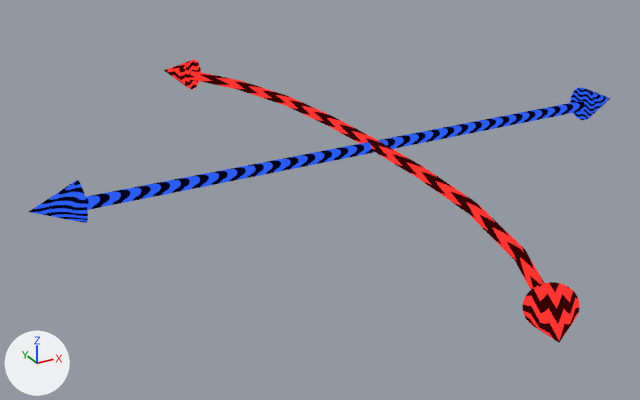
What one commit did to the glTF model assets/Light 3D UI/Spotlight_RedArrow_Lat.glb.
One viewpoint serves both versions: a 50 mm camera at (-1.082, -1.689, 0.736) aimed at (-0.144, 0.018, -0.117). The lights are fixed; the arrows at lower left show +X, +Y and +Z. Where no turn or scale is listed for an object, it has been applied to the vertices.

The scene before the commit, as lines of its bpy script (objects in view):
```python
ob_cone_006 = bpy.data.objects.new('Cone.006', me_cone_005)
ob_cone_006.location = (-0.188, 0.839, 0.003)
ob_cone_021 = bpy.data.objects.new('Cone.021', me_cone_017)
ob_cone_021.location = (-0.76, 0.009, 0.002)
ob_cone_023 = bpy.data.objects.new('Cone.023', me_cone_049)
ob_cone_023.location = (-0.188, -0.821, 0.003)
ob_cone_025 = bpy.data.objects.new('Cone.025', me_cone_045)
ob_cone_025.location = (0.722, 0.009, 0.002)
ob_cylinder_012 = bpy.data.objects.new('Cylinder.012', me_cylinder_023)
ob_cylinder_012.location = (-0.002, 0.007, 0.002)
ob_cylinder_041 = bpy.data.objects.new('Cylinder.041', me_cylinder_059)
ob_cylinder_041.location = (-0.01, 0.01, -0.005)
```
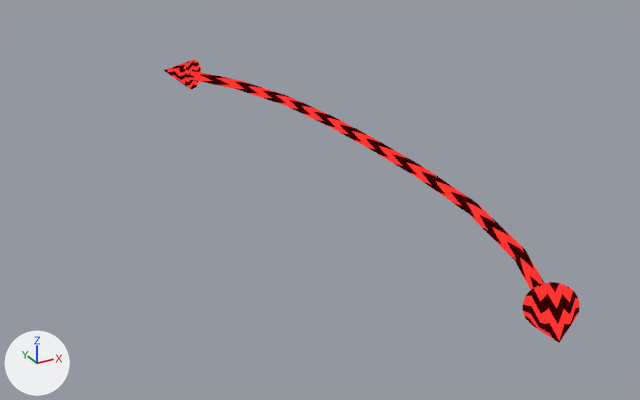
Boxes [x1, y1, x2, y2] around the edits, measured in the pictures (640 x 400 px):
'Cylinder.041', deleted: before [85, 101, 585, 210]
'Cone.021', deleted: before [29, 180, 88, 223]
'Cone.025', deleted: before [570, 87, 610, 120]

Diff of the bpy script that builds the scene:
```diff
--- a/assets/Light 3D UI/Spotlight_RedArrow_Lat.glb.py
+++ b/assets/Light 3D UI/Spotlight_RedArrow_Lat.glb.py
@@ mat_red_pattern @@
 n5 = _N.new('ShaderNodeTexImage'); n5.name = 'Image Texture'
-n5.image = img_redarrowtexture2
+n5.image = img_bluearrowtexture3
 _L.new(n1.outputs[0], n3.inputs[0])  # 'Is Camera Ray' to 'Factor'
@@ me_cylinder_023 @@
 me_cylinder_023.from_pydata(...)  # 288 vertices, 572 faces; spans x -0.19..0.01, y -0.82..0.82, z -0.01..0.01
-me_cylinder_023.materials.append(mat_blue_pattern)
+me_cylinder_023.materials.append(mat_red_pattern)
@@ ob_cone_025 @@
-ob_cone_025 = bpy.data.objects.new('Cone.025', me_cone_045)
-ob_cone_025.location = (0.722, 0.009, 0.002)
@@ ob_cylinder_041 @@
-ob_cylinder_041 = bpy.data.objects.new('Cylinder.041', me_cylinder_059)
-ob_cylinder_041.location = (-0.01, 0.01, -0.005)
@@ ob_cone_021 @@
-ob_cone_021 = bpy.data.objects.new('Cone.021', me_cone_017)
-ob_cone_021.location = (-0.76, 0.009, 0.002)
```
